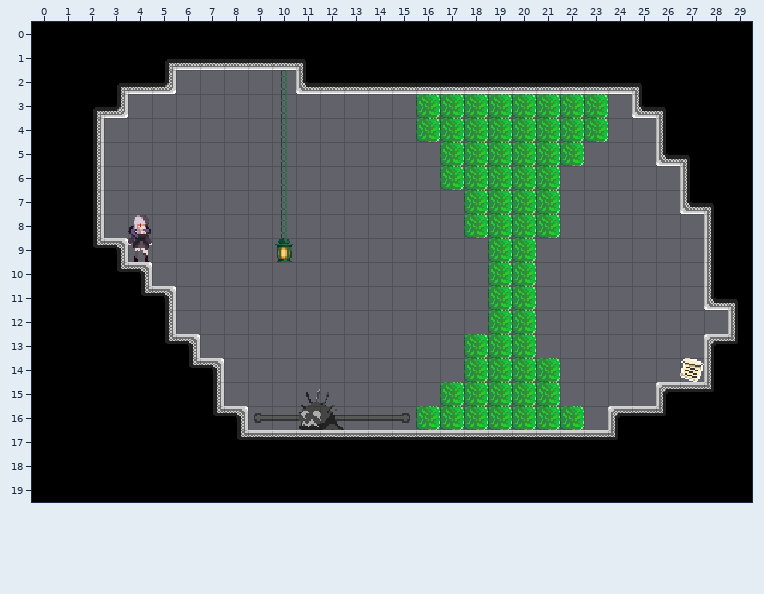
Tiled map, stored at Assets/maps/BookmarkLevels/6 - Random Baelz Seeds/1 - KillerTutorial.tmx. The picture above was drawn from the file before the commit.
Cells are 16x16 px. Shown: x 0..29, y 0..19.
The same view after the edit:
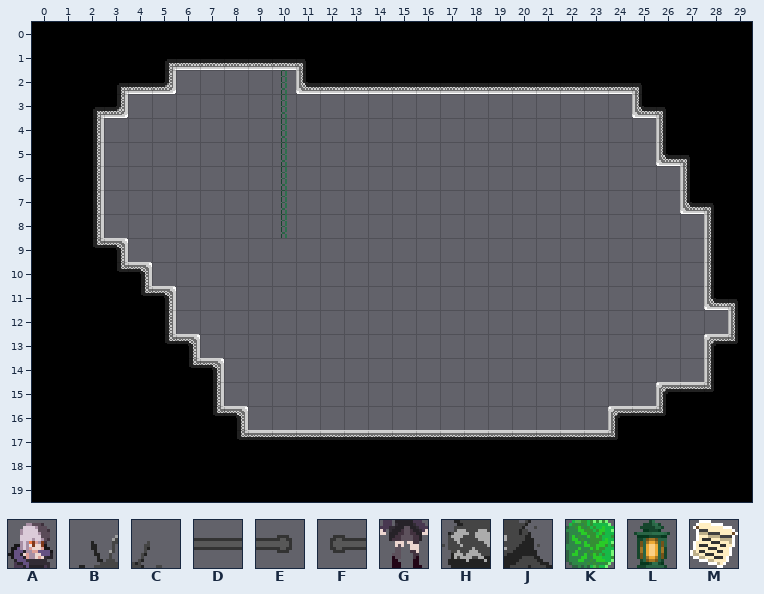
Key: from "PlaceholderSprites": A 0, B 1, C 2, D 13, E 14, F 14 flipped left-right, G 15, H 16, J 17, K 30, L 45, M 55.
_ is an empty cell.
Change:
Layer "bkg_close" (now hidden):
y 16: x 9..15 FDDDDDE -> _______
Layer "ground":
y 3..4: x 16..23 KKKKKKKK -> ________
y 5: x 17..22 KKKKKK -> ______
y 6: x 17..21 KKKKK -> _____
y 7: x 18..21 KKKK -> ____
y 8: x 4 A -> _; x 18..21 KKKK -> ____
y 9: x 4 G -> _; x 10 L -> _; x 19..20 KK -> __
y 10..12: x 19..20 KK -> __
y 13: x 18..20 KKK -> ___
y 14: x 18..21 KKKK -> ____; x 27 M -> _
y 15: x 11..12 BC -> __; x 17..21 KKKKK -> _____
y 16: x 11..12 HJ -> __; x 16..22 KKKKKKK -> _______
Changed places in both pictures, as pixel boxes (x1, y1, x2, y2):
removed: (254, 94, 608, 430)
removed: (128, 215, 152, 262)
removed: (680, 358, 704, 382)
